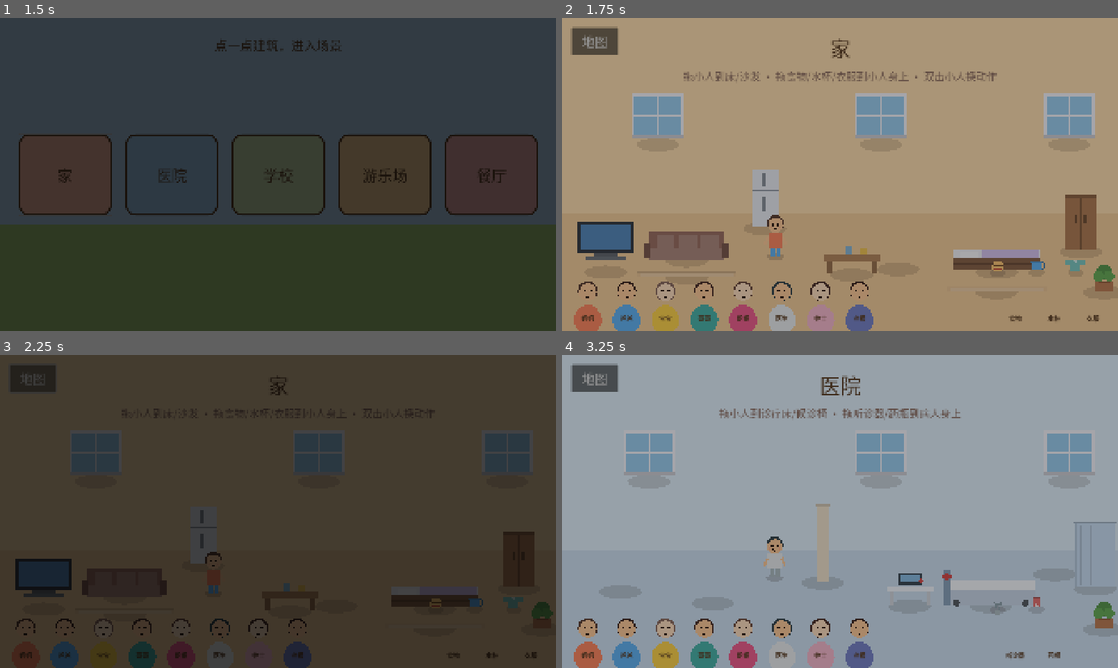
Above: before the commit, frames 1-4 (two rows, left to right).
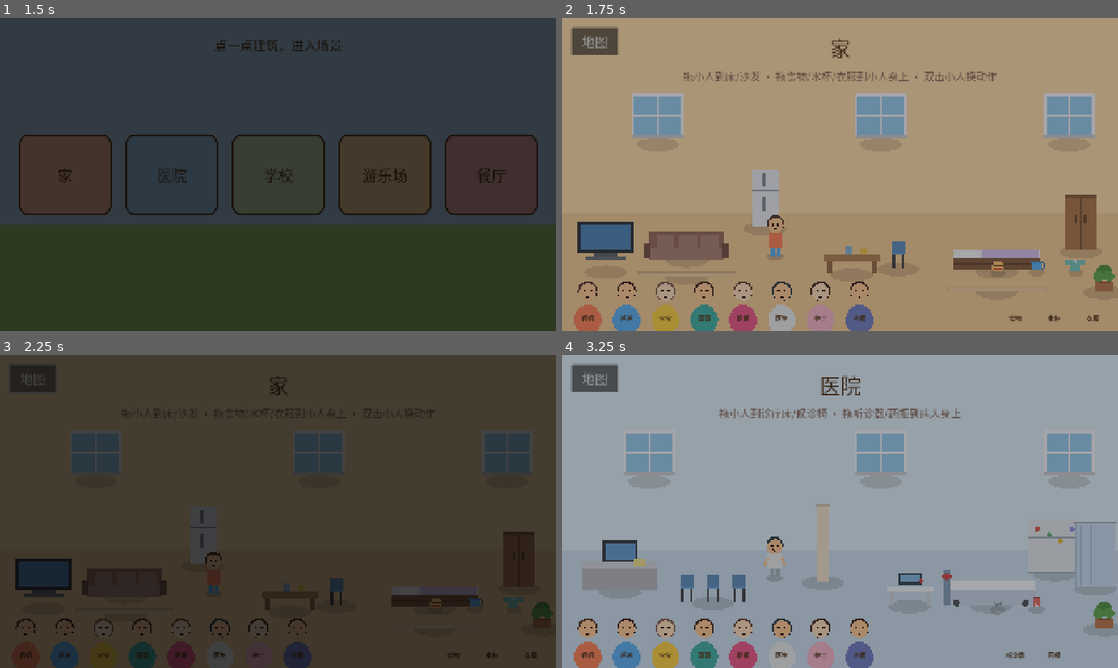
Above: after the commit, the same moments.

Repository: 675435543/MiniLifeWorld
Game: Godot game, scene res://scenes/main/main_menu.tscn
Same seed, same stepped clock (60 frames per second), same inputs: the game is played once before the commit and once after it.
Inputs:
- Up to frame 1 (1.5 s): click "开始游戏" at 0.5 s; click "家" at 1.25 s
- Up to frame 2 (1.75 s): no input
- Up to frame 3 (2.25 s): click "地图" at 2 s
- Up to frame 4 (3.25 s): click "医院" at 2.75 s

Frame 1 is identical in both runs. In frame 2, 0.1% of the frame differs, in the area x 59-62%, y 71-80%; in frame 3, 0.1%; in frame 4, 1.9%, in the area x 3-93%, y 54-79%.

Commit message:
fix: draw single chair + prop_type mapping for reception/waiting_chairs/medicine_cabinet/school_chairs/kitchen_counter (were invisible)

Diff:
--- a/data/items.json
+++ b/data/items.json
@@ -8,10 +8,10 @@
 	"food": {"name": "食物", "scene": "home", "type": "item", "interaction": "eat", "zone_size": [60, 60], "color": "#FFB74D"},
 	"water_cup": {"name": "水杯", "scene": "home", "type": "item", "interaction": "drink", "zone_size": [50, 60], "color": "#64B5F6"},
 	"clothes": {"name": "衣服", "scene": "home", "type": "item", "interaction": "wear", "zone_size": [80, 80], "shirt": "#80CBC4"},
-	"reception": {"name": "前台", "scene": "hospital", "type": "furniture", "interaction": "use", "zone_size": [260, 90], "z_index": -1},
-	"waiting_chairs": {"name": "候诊椅", "scene": "hospital", "type": "furniture", "interaction": "sit", "zone_size": [260, 80], "z_index": -1},
+	"reception": {"name": "前台", "scene": "hospital", "type": "furniture", "interaction": "use", "prop_type": "desk", "zone_size": [260, 90], "z_index": -1},
+	"waiting_chairs": {"name": "候诊椅", "scene": "hospital", "type": "furniture", "interaction": "sit", "prop_type": "chairs", "zone_size": [260, 80], "z_index": -1},
 	"hospital_bed": {"name": "诊疗床", "scene": "hospital", "type": "furniture", "interaction": "sleep", "zone_size": [220, 110], "z_index": -1},
-	"medicine_cabinet": {"name": "药柜", "scene": "hospital", "type": "furniture", "interaction": "use", "zone_size": [180, 180], "z_index": -1},
+	"medicine_cabinet": {"name": "药柜", "scene": "hospital", "type": "furniture", "interaction": "use", "prop_type": "cabinet", "zone_size": [180, 180], "z_index": -1},
 	"doctor_desk": {"name": "医生办公桌", "scene": "hospital", "type": "furniture", "interaction": "use", "zone_size": [160, 70], "z_index": -1},
 	"curtain": {"name": "治疗屏风", "scene": "hospital", "type": "furniture", "interaction": "use", "zone_size": [130, 180], "z_index": -1},
 	"wardrobe": {"name": "衣柜", "scene": "home", "type": "furniture", "interaction": "use", "zone_size": [120, 190], "z_index": -1},
@@ -20,7 +20,7 @@
 	"seesaw": {"name": "跷跷板", "scene": "playground", "type": "furniture", "interaction": "seesaw", "zone_size": [250, 100], "z_index": -1},
 	"swing": {"name": "秋千", "scene": "playground", "type": "furniture", "interaction": "swing", "zone_size": [180, 200], "z_index": -1},
 	"ball_pit": {"name": "海洋球池", "scene": "playground", "type": "furniture", "interaction": "play", "zone_size": [300, 90], "z_index": -1},
-	"kitchen_counter": {"name": "备餐台", "scene": "restaurant", "type": "furniture", "interaction": "use", "zone_size": [260, 90], "z_index": -1},
+	"kitchen_counter": {"name": "备餐台", "scene": "restaurant", "type": "furniture", "interaction": "use", "prop_type": "counter", "zone_size": [260, 90], "z_index": -1},
 	"stove": {"name": "灶台", "scene": "restaurant", "type": "furniture", "interaction": "use", "zone_size": [150, 90], "z_index": -1},
 	"dish": {"name": "菜", "scene": "restaurant", "type": "item", "interaction": "eat", "zone_size": [70, 60], "color": "#FF7043"},
 	"juice": {"name": "饮料", "scene": "restaurant", "type": "item", "interaction": "drink", "zone_size": [50, 60], "color": "#FFB74D"},
@@ -28,7 +28,7 @@
 	"medicine": {"name": "药瓶", "scene": "hospital", "type": "item", "interaction": "eat", "zone_size": [50, 60], "color": "#E57373"},
 	"blackboard": {"name": "黑板", "scene": "school", "type": "furniture", "interaction": "use", "zone_size": [300, 120], "z_index": -1},
 	"school_desk": {"name": "课桌", "scene": "school", "type": "furniture", "interaction": "sit", "zone_size": [160, 70], "z_index": -1},
-	"school_chairs": {"name": "椅子", "scene": "school", "type": "furniture", "interaction": "sit", "zone_size": [260, 80], "z_index": -1},
+	"school_chairs": {"name": "椅子", "scene": "school", "type": "furniture", "interaction": "sit", "prop_type": "chairs", "zone_size": [260, 80], "z_index": -1},
 	"desk": {"name": "办公桌", "scene": "school", "type": "furniture", "interaction": "sit", "zone_size": [140, 80], "z_index": -1},
 	"book": {"name": "书本", "scene": "school", "type": "item", "interaction": "read", "zone_size": [60, 60], "color": "#8D6E63"},
 	"pencil": {"name": "铅笔", "scene": "school", "type": "item", "interaction": "use", "zone_size": [50, 50], "color": "#FFD54F"},
--- a/scripts/items/prop_draw.gd
+++ b/scripts/items/prop_draw.gd
@@ -34,6 +34,8 @@
 			_doctor_desk()
 		"chairs":
 			_chairs()
+		"chair":
+			_single_chair()
 		"rug":
 			_rug()
 		"wardrobe":
@@ -227,6 +229,10 @@
 	_chair(90)
 
 
+func _single_chair() -> void:
+	_chair(0)
+
+
 func _chair(x: float) -> void:
 	var blue := Color(0.45, 0.65, 0.85)
 	draw_rect(Rect2(x - 22, -56, 44, 10), blue)
